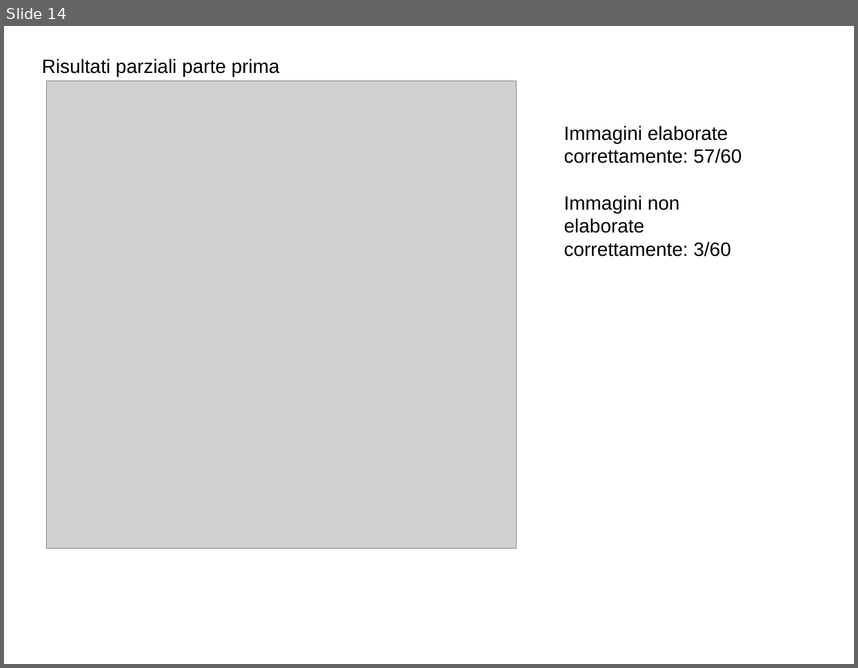
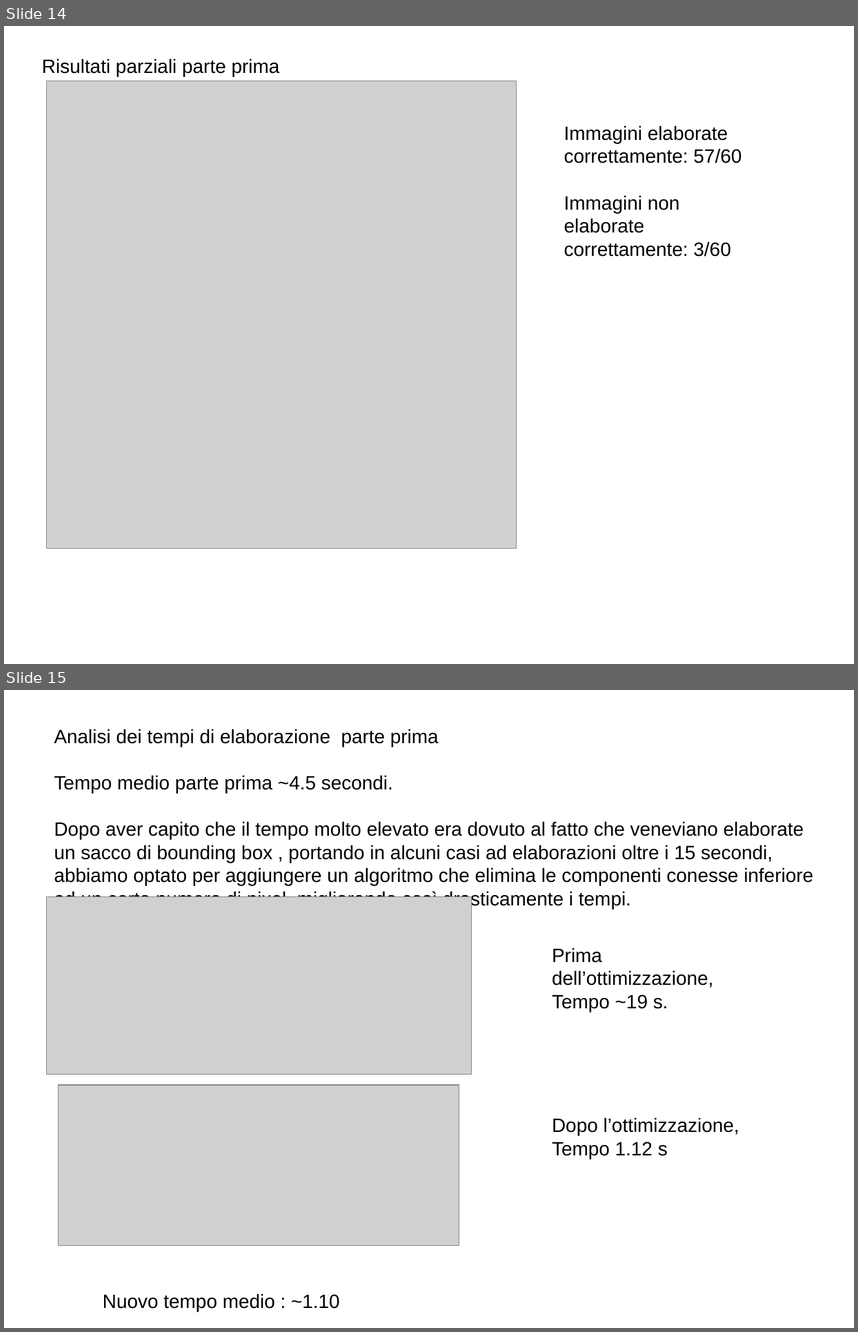
Before and after one commit to pietroparini2/chessProject, a slide deck: relazioneProgettoEI/presentazione.odp. Shown one above the other, each under a label of ours: slide 14 before the commit, slides 14 and 15 after it. The pictures are 858x668 and 858x1332 pixels, drawn with LibreOffice and Linux fonts; fonts in the diff are those of the drawing; grey boxes stand for pictures. Boxes give left, top, right and bottom in pixels: in the first picture for what was removed or moved away, otherwise in the second. Text is boxed around its words. In the diff, an @@ line names an element or a change of style, - is before the commit and + after.

```diff
--- a/relazioneProgettoEI/presentazione.odp
+++ b/relazioneProgettoEI/presentazione.odp
@@ slide 15 added at <box>4,690,854,1328</box>, background #FFFFFF @@
@@ text added at <box>54,729,813,909</box>, 18 pt, text #000000 @@
+Analisi dei tempi di elaborazione parte prima
+Tempo medio parte prima ~4.5 secondi.
+Dopo aver capito che il tempo molto elevato era dovuto al fatto che veneviano elaborate un sacco di bounding box , portando in alcuni casi ad elaborazioni oltre i 15 secondi, abbiamo optato per aggiungere un algoritmo che elimina le componenti conesse inferiore ad un certo numero di pixel, migliorando così drasticamente i tempi.
@@ picture added at <box>46,897,471,1074</box> @@
@@ text added at <box>552,947,713,1012</box>, 18 pt, text #000000 @@
+Prima dell’ottimizzazione,
+Tempo ~19 s.
@@ picture added at <box>59,1085,460,1245</box> @@
@@ text added at <box>552,1117,740,1159</box>, 18 pt, text #000000 @@
+Dopo l’ottimizzazione,
+Tempo 1.12 s
@@ text added at <box>103,1293,340,1312</box>, 18 pt, text #000000 @@
+Nuovo tempo medio : ~1.10
```
Also in this commit, not shown: 1 other slide added, 7 other files.
